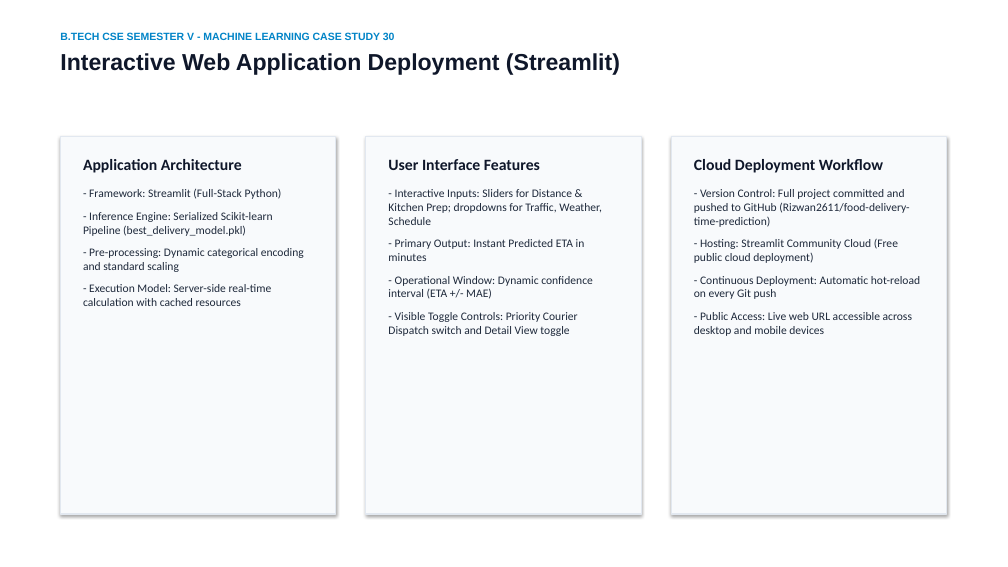
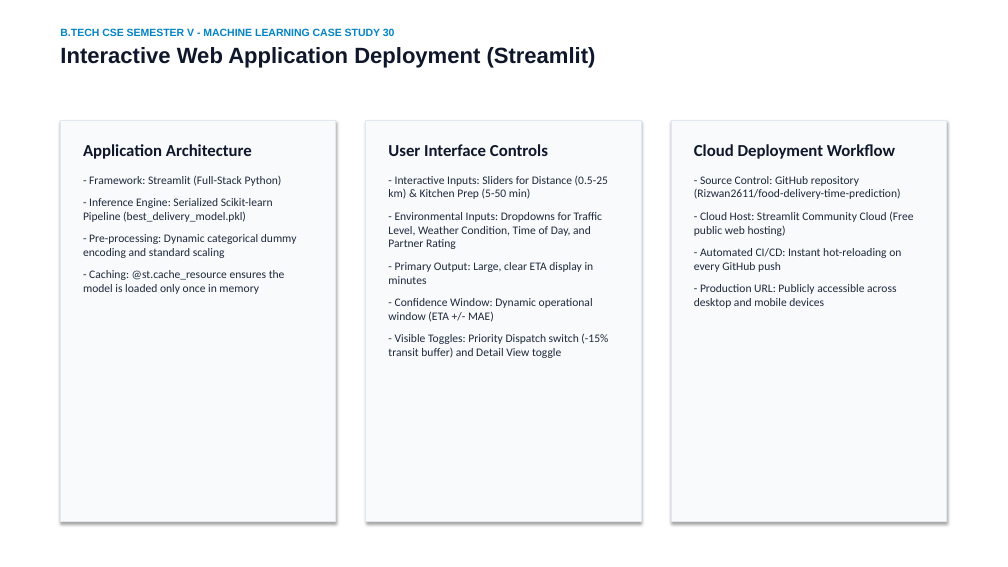
Before and after one commit to Rizwan2611/food-delivery-time-prediction, a slide deck: slide 13 of Food_Delivery_Time_Prediction_Presentation.pptx. Drawn at 1008x567 pixels with LibreOffice and Linux fonts; fonts in the diff are those of the drawing. Boxes give left, top, right and bottom in pixels: in the first picture for what was removed or moved away, otherwise in the second. Text is boxed around its words. In the diff, an @@ line names an element or a change of style, - is before the commit and + after.

```diff
--- a/Food_Delivery_Time_Prediction_Presentation.pptx
+++ b/Food_Delivery_Time_Prediction_Presentation.pptx
@@ text "B.TECH CSE SEMESTER V - ..." at box(60, 28, 596, 68): size 22 to 21 pt in "Interactive Web Application Deployment (Streamlit)"; less space between paragraphs @@
@@ rectangle: place and size @@
-rectangle at box(60, 136, 336, 514)
+rectangle at box(60, 121, 336, 522)
@@ text "Application Architecture": place and size @@
-text "Application Architecture" at box(83, 159, 304, 306)
+text "Application Architecture" at box(83, 144, 297, 294)
@@ text at box(83, 144, 252, 159): size 15 to 16 pt in "Application Architecture" @@
@@ rectangle: place and size @@
-rectangle at box(366, 136, 641, 514)
+rectangle at box(366, 121, 641, 522)
@@ text at box(388, 144, 608, 358): text changed @@
-User Interface Features
-- Interactive Inputs: Sliders for Distance & Kitchen Prep; dropdowns for Traffic, Weather, Schedule
-- Primary Output: Instant Predicted ETA in minutes
-- Operational Window: Dynamic confidence interval (ETA +/- MAE)
-- Visible Toggle Controls: Priority Courier Dispatch switch and Detail View toggle
+User Interface Controls
+- Interactive Inputs: Sliders for Distance (0.5-25 km) & Kitchen Prep (5-50 min)
+- Environmental Inputs: Dropdowns for Traffic Level, Weather Condition, Time of Day, and Partner Rating
+- Primary Output: Large, clear ETA display in minutes
+- Confidence Window: Dynamic operational window (ETA +/- MAE)
+- Visible Toggles: Priority Dispatch switch (-15% transit buffer) and Detail View toggle
@@ rectangle: place and size @@
-rectangle at box(671, 136, 947, 514)
+rectangle at box(671, 121, 947, 522)
@@ text "Cloud Deployment Workflow": place and size @@
-text "Cloud Deployment Workflow" at box(694, 159, 920, 336)
+text "Cloud Deployment Workflow" at box(694, 144, 913, 308)
@@ text at box(694, 144, 895, 159): size 15 to 16 pt in "Cloud Deployment Workflow" @@
@@ text at box(694, 176, 913, 308): text changed @@
-- Version Control: Full project committed and pushed to GitHub (Rizwan2611/food-delivery-time-prediction)
-- Hosting: Streamlit Community Cloud (Free public cloud deployment)
-- Continuous Deployment: Automatic hot-reload on every Git push
-- Public Access: Live web URL accessible across desktop and mobile devices
+- Source Control: GitHub repository (Rizwan2611/food-delivery-time-prediction)
+- Cloud Host: Streamlit Community Cloud (Free public web hosting)
+- Automated CI/CD: Instant hot-reloading on every GitHub push
+- Production URL: Publicly accessible across desktop and mobile devices
@@ text at box(83, 234, 297, 294): text changed @@
-- Pre-processing: Dynamic categorical encoding and standard scaling
-- Execution Model: Server-side real-time calculation with cached resources
+- Pre-processing: Dynamic categorical dummy encoding and standard scaling
+- Caching: @st.cache_resource ensures the model is loaded only once in memory
```
Also in this commit, not shown: 10 other slides changed, 5 slides added, 5 slides removed, 14 other files.
